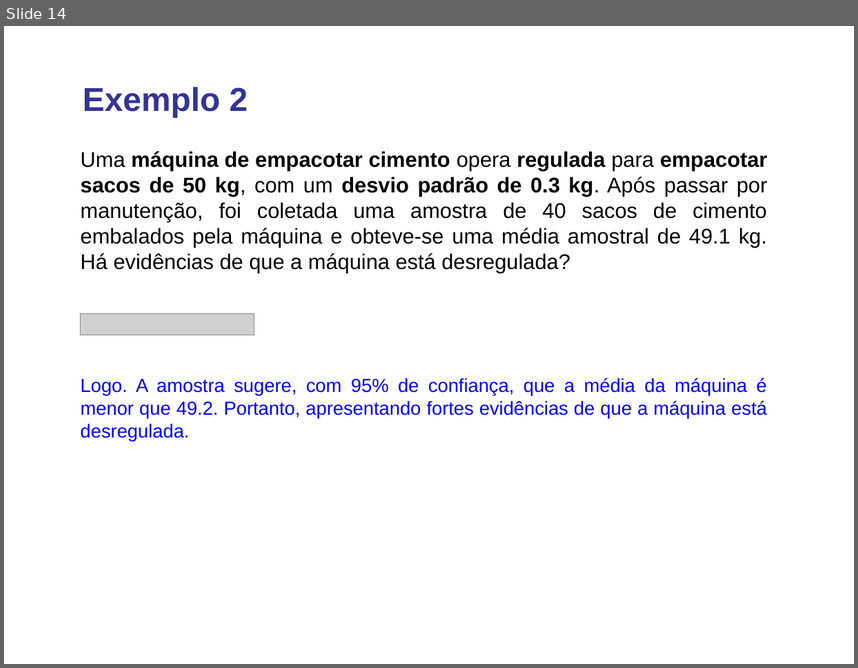
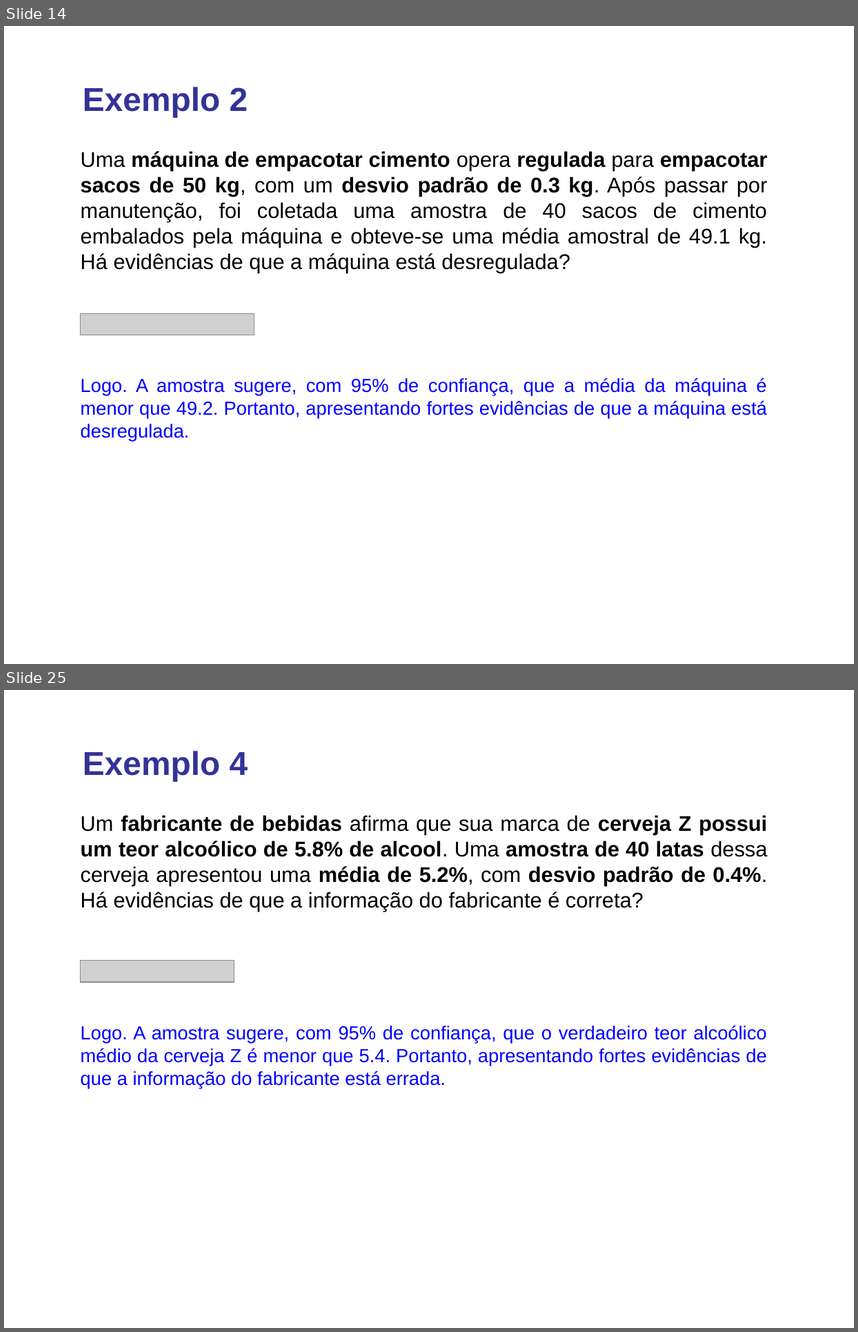
Before and after one commit to lansaviniec/estatistica, a slide deck: 7 estimativas e tamanhos amostrais.ppt. Shown one above the other, each under a label of ours: slide 14 before the commit, slides 14 and 25 after it; the slides between them are not shown. The pictures are 858x668 and 858x1332 pixels, drawn with LibreOffice and Linux fonts; fonts in the diff are those of the drawing; grey boxes stand for pictures. Boxes give left, top, right and bottom in pixels: in the first picture for what was removed or moved away, otherwise in the second. Text is boxed around its words. In the diff, an @@ line names an element or a change of style, - is before the commit and + after.

```diff
--- a/7 estimativas e tamanhos amostrais.ppt
+++ b/7 estimativas e tamanhos amostrais.ppt
@@ slide 25 added at (4, 690, 854, 1328), background #FFFFFF @@
@@ text added at (83, 751, 248, 781), 28 pt, text #333399, bold @@
+Exemplo 4
@@ text added at (81, 815, 767, 911), 18 pt, text #000000, bold @@
+Um fabricante de bebidas afirma que sua marca de cerveja Z possui um teor alcoólico de 5.8% de alcool. Uma amostra de 40 latas dessa cerveja apresentou uma média de 5.2%, com desvio padrão de 0.4%. Há evidências de que a informação do fabricante é correta?
@@ picture added at (81, 960, 234, 982) @@
@@ text added at (81, 1025, 766, 1088), 16 pt, text #0000FF @@
+Logo. A amostra sugere, com 95% de confiança, que o verdadeiro teor alcoólico médio da cerveja Z é menor que 5.4. Portanto, apresentando fortes evidências de que a informação do fabricante está errada.
```
Also in this commit, not shown: 3 slides changed, 13 other slides added, 1 other file.
